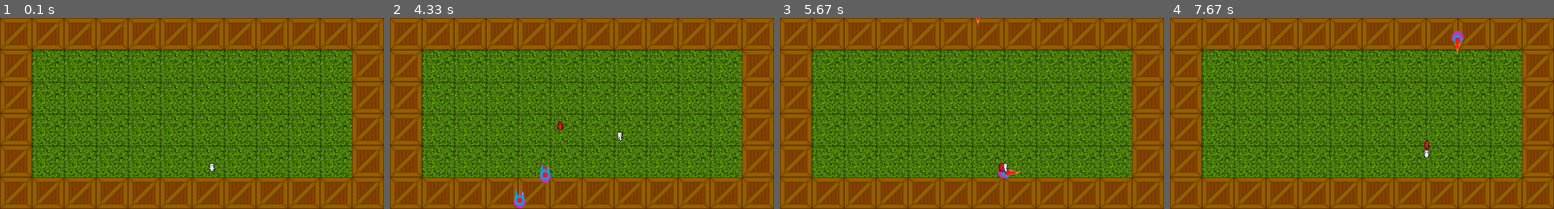
Above: before the commit, frames 1-4 (left to right).
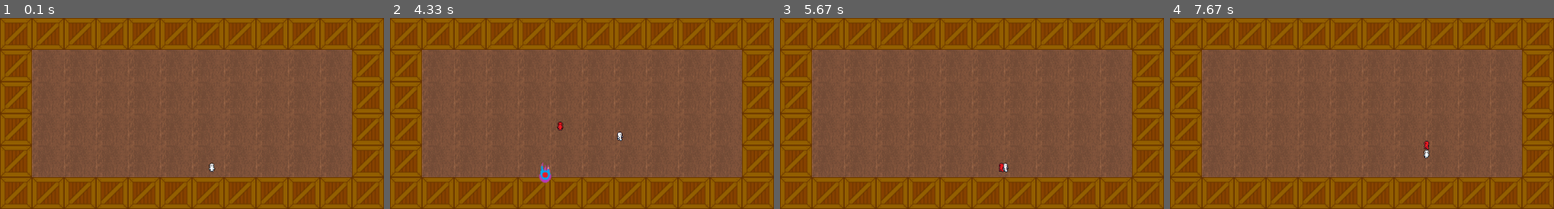
Above: after the commit, the same moments.

Repository: Dothza/rpgPyGame
Game: pygame game, started from main.py
Same seed, same stepped clock (60 frames per second), same inputs: the game is played once before the commit and once after it.
Inputs (mouse positions are in pixels of both pictures, inside the frame that each line leads up to):
- Up to frame 1 (0.1 s): no input
- Up to frame 2 (4.33 s): click (582, 113) at 0.4 s; hold D 0.67-1.13 s; hold W 1.17-1.47 s; click (585, 124) at 1.57 s; hold D 1.83-2.3 s; hold A 2.33-2.87 s; hold S 2.9-3.2 s; hold A 3.23-3.63 s; hold W 3.67-4.03 s; hold D from 4.07 s (still down)
- Up to frame 3 (5.67 s): release D at 4.7 s; hold S 4.73-5.1 s; hold A 5.13-5.6 s; hold D from 5.63 s (still down)
- Up to frame 4 (7.67 s): release D at 6.1 s; hold W 6.13-6.43 s; hold D 6.47-6.93 s; hold A 6.97-7.5 s; hold S from 7.53 s (still down)

The runs differ from the first frame. In frame 1, 56% of the frame differs, in the area x 8-92%, y 16-84%; in frame 2, 56%; in frame 3, 56%; in frame 4, 56%, in the area x 8-92%, y 6-84%.

Commit message:
Optimization;

Diff:
--- /dev/null
+++ b/data/map.py
@@ -0,0 +1,26 @@
+import pygame, os
+from data.load_image import load_image
+
+TILE_WIDTH = TILE_HEIGHT = 50
+
+tile_images = {
+    'wall': load_image('box.png'),
+    'empty': load_image('grass.png')
+}
+
+
+def load_level(filename):
+    filename = os.path.join("resources", filename)
+    with open(filename, 'r') as mapFile:
+        level_map = [line.strip() for line in mapFile]
+    max_width = max(map(len, level_map))
+    return list(map(lambda x: x.ljust(max_width, '.'), level_map))
+
+
+class Tile(pygame.sprite.Sprite):
+    def __init__(self, tile_type, pos_x, pos_y, *groups):
+        super().__init__(*groups)
+        self.type = tile_type
+        self.image = tile_images[tile_type]
+        self.rect = self.image.get_rect().move(
+            TILE_WIDTH * pos_x, TILE_HEIGHT * pos_y)
--- /dev/null
+++ b/data/menu.py
@@ -0,0 +1,27 @@
+import pygame, sys
+
+WIDTH, HEIGHT = (600, 300)
+
+
+class Button(pygame.sprite.Sprite):
+    def __init__(self, image, *groups):
+        super().__init__(*groups)
+        self.image = image
+
+
+def terminate():
+    pygame.quit()
+    sys.exit()
+
+
+def menu():
+    virtual_screen = pygame.Surface((WIDTH, HEIGHT))
+    screen = pygame.display.set_mode((WIDTH, HEIGHT), pygame.RESIZABLE)
+    cur_size = screen.get_size()
+    while True:
+        for event in pygame.event.get():
+            if event.type == pygame.QUIT:
+                terminate()
+        scaled_screen = pygame.transform.scale(virtual_screen, cur_size)
+        screen.blit(scaled_screen, (0, 0))
+        pygame.display.flip()
--- a/main.py
+++ b/main.py
@@ -1,12 +1,14 @@
 import pygame
 import sys, random
 from data.load_image import load_image
+from data.map import Tile, load_level
 from data.characters import Character, EnemyFireball, Fireball, Enemy
 from data.game_over import End
 
 WIDTH, HEIGHT = (600, 300)
 FPS = 20
 TICK = pygame.USEREVENT + 1
+TILE_WIDTH = TILE_HEIGHT = 50
 
 all_sprites = pygame.sprite.Group()
 characters = pygame.sprite.Group()
@@ -20,24 +22,7 @@
 
 clock = pygame.time.Clock()
 
-
-class Tile(pygame.sprite.Sprite):
-    def __init__(self, tile_type, pos_x, pos_y, *groups):
-        super().__init__(*groups)
-        self.type = tile_type
-        self.image = tile_images[tile_type]
-        self.rect = self.image.get_rect().move(
-            tile_width * pos_x, tile_height * pos_y)
-
-
-tile_images = {
-    'wall': load_image('box.png'),
-    'empty': load_image('grass.png')
-}
-
 player_image = load_image('char.png')
-
-tile_width = tile_height = 50
 
 
 def enemy_generate(level):
@@ -45,35 +30,10 @@
         for x in range(len(level[y])):
             n = random.randrange(len(level[y]))
             if level[y][n] == ".":
-                enemy = Enemy(load_image("enemy.png"), (n * tile_width) + (tile_width // 2),
-                              (level.index(level[y]) * tile_height) + (tile_height // 2), all_sprites, enemies,
+                enemy = Enemy(load_image("enemy.png"), (n * TILE_WIDTH) + (TILE_WIDTH // 2),
+                              (level.index(level[y]) * TILE_HEIGHT) + (TILE_HEIGHT // 2), all_sprites, enemies,
                               characters)
                 return enemy
-
-
-def load_level(filename):
-    filename = "resources/" + filename
-    # читаем уровень, убирая символы перевода строки
-    with open(filename, 'r') as mapFile:
-        level_map = [line.strip() for line in mapFile]
-
-    # и подсчитываем максимальную длину
-    max_width = max(map(len, level_map))
-
-    # дополняем каждую строку пустыми клетками ('.')
-    return list(map(lambda x: x.ljust(max_width, '.'), level_map))
-
-
-def is_detected(cord_x, cord_y, char_cord_x, char_cord_y):
-    if cord_x >= 700:
-        return False
-    else:
-        x_border1 = cord_x - 200
-        x_border2 = cord_x + 200
-        y_border_1 = cord_y - 200
-        y_border_2 = cord_y + 200
-        if x_border1 <= char_cord_x <= x_border2 and y_border_1 <= char_cord_y <= y_border_2:
-            return True
 
 
 def generate_level(level):
@@ -87,11 +47,22 @@
             elif level[y][x] == '@':
                 Tile('empty', x, y, all_sprites, tiles_group)
                 new_player = Character(load_image("char.png"),
-                                       (level[y].index("@") * tile_width) + (tile_width // 2),
-                                       (level.index(level[y]) * tile_height) + (tile_height // 2),
+                                       (level[y].index("@") * TILE_WIDTH) + (TILE_WIDTH // 2),
+                                       (level.index(level[y]) * TILE_HEIGHT) + (TILE_HEIGHT // 2),
                                        all_sprites, characters)
-    # вернем игрока, а также размер поля в клетках
     return new_player, x, y
+
+
+def is_detected(cord_x, cord_y, char_cord_x, char_cord_y):
+    if cord_x >= 700:
+        return False
+    else:
+        x_border1 = cord_x - 200
+        x_border2 = cord_x + 200
+        y_border_1 = cord_y - 200
+        y_border_2 = cord_y + 200
+        if x_border1 <= char_cord_x <= x_border2 and y_border_1 <= char_cord_y <= y_border_2:
+            return True
 
 
 def terminate():
@@ -111,8 +82,8 @@
             if event.type == pygame.QUIT:
                 terminate()
             elif event.type == pygame.MOUSEBUTTONDOWN and event.button == 1 and char.hp > 0:
-                Fireball(load_image("fireball.png"), char.rect.x,
-                         char.rect.y, char.dir, all_sprites, fireballs)
+                Fireball(load_image("fireball.png"), char.rect.x - (char.image.get_size()[0] // 2),
+                         char.rect.y - (char.image.get_size()[0] // 2), char.dir, all_sprites, fireballs)
             elif event.type == pygame.VIDEORESIZE:
                 cur_size = event.size
             elif event.type == TICK:
@@ -133,6 +104,13 @@
                               enemy_fireballs)
             if pygame.sprite.spritecollideany(i, fireballs):
                 i.hp -= 25
+
+        for i in fireballs:
+            if pygame.sprite.spritecollideany(i, walls):
+                i.kill()
+        for i in enemy_fireballs:
+            if pygame.sprite.spritecollideany(i, walls):
+                i.kill()
 
         for i in all_sprites:
             try:
Binary file changed: resources/grass.png
